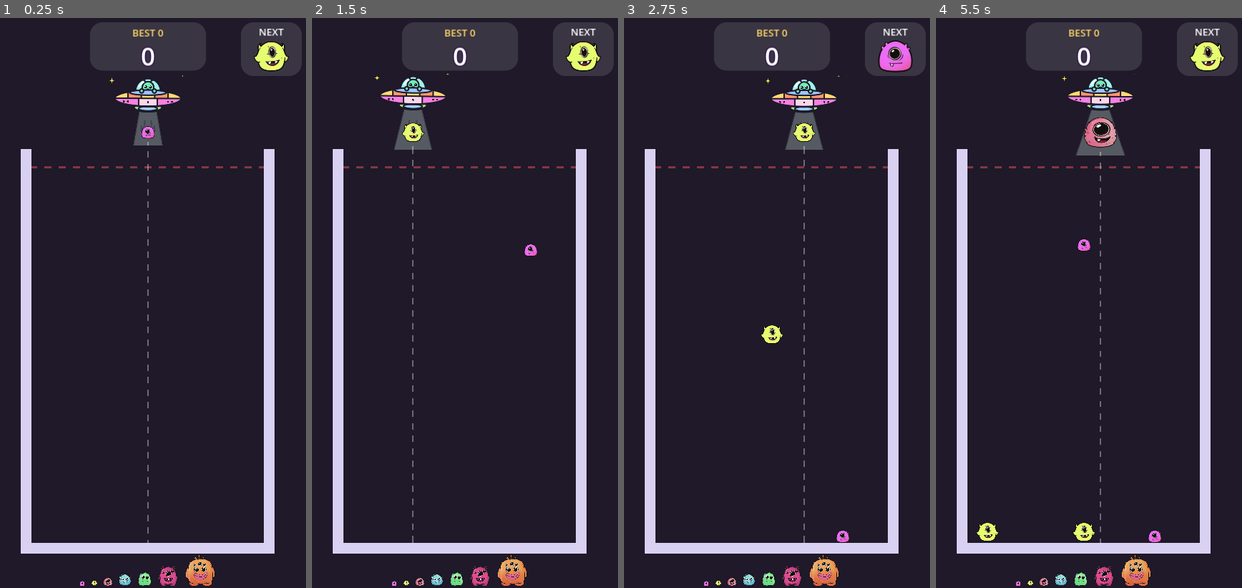
Above: before the commit, frames 1-4 (left to right).
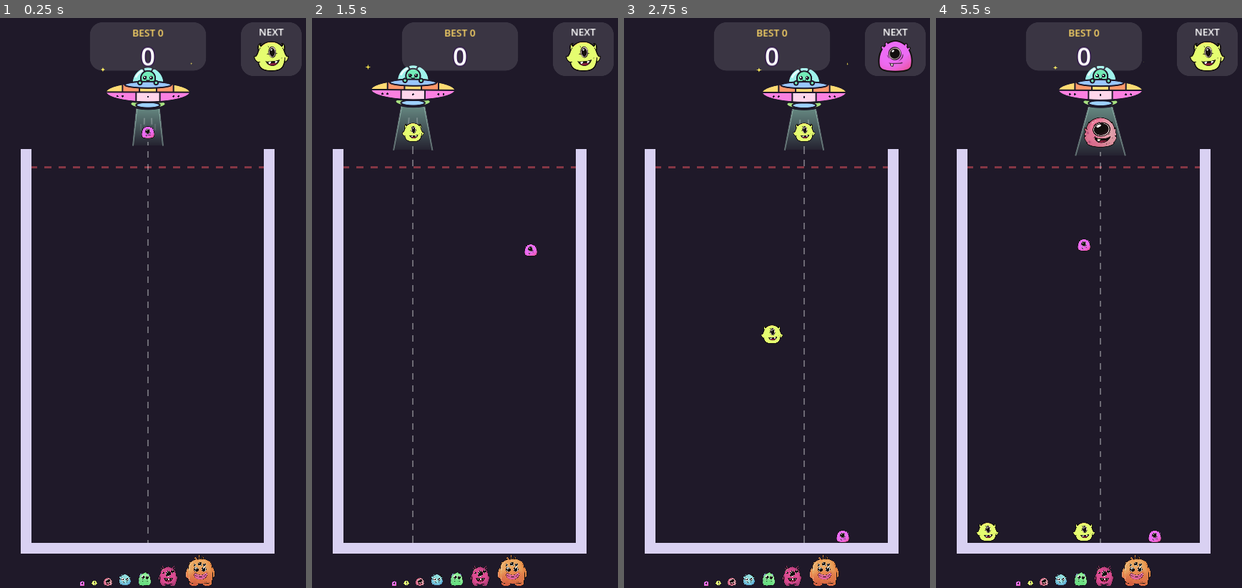
Above: after the commit, the same moments.

Repository: vickyraut212-boop/MonsterMerageGame
Game: Godot game, scene res://scenes/main.tscn
Two runs of this game, one before a commit and one after it. Both use one fixed random seed, a clock stepped at 60 frames per second and the inputs below.
Inputs (mouse positions are in pixels of both pictures, inside the frame that each line leads up to):
- Up to frame 1 (0.25 s): no input
- Up to frame 2 (1.5 s): move the mouse to (529, 274) at 0.52 s; click (529, 274) at 0.67 s; drag from (394, 331) to (458, 92) at 1.27 s
- Up to frame 3 (2.75 s): move the mouse to (804, 177) at 2.02 s; click (804, 177) at 2.17 s
- Up to frame 4 (5.5 s): drag from (1067, 417) to (988, 217) at 2.77 s; move the mouse to (1180, 388) at 3.52 s; click (1180, 388) at 3.67 s; drag from (988, 217) to (1082, 92) at 4.27 s; move the mouse to (1101, 303) at 5.02 s; click (1101, 303) at 5.17 s

The runs differ from the first frame. In frame 1, 1.3% of the frame differs, in the area x 32-63%, y 7-23%; in frame 2, 1.4%; in frame 3, 1.4%; in frame 4, 1.5%, in the area x 38-68%, y 7-25%.

Commit message:
Make the UFO bigger with a glowing tractor beam and a calmer lean
The playtest showed a small ship, a beam that rendered as a flat grey
block on the dark background, and a lean of up to 17 degrees. The ship
is now 190 px wide (was 150), the beam is a soft gradient that fades
from the ship down to the monster with light edges and white streaks,
and the lean is capped at about 9 degrees (ship_max_lean).

Co-Authored-By: Claude Opus 5.5 <noreply@anthropic.com>
Claude-Session: https://claude.ai/code/session_01QQF4EsL7cFRzG2ai4USehR

Diff:
--- a/scripts/dropper.gd
+++ b/scripts/dropper.gd
@@ -31,11 +31,13 @@
 ## Your spaceship PNG. Leave empty to use the drawn UFO.
 @export var ship_texture: Texture2D
 ## How wide the ship appears, in pixels.
-@export var ship_width := 150.0
+@export var ship_width := 190.0
 ## How far above the held monster the ship floats.
-@export var ship_height_above := 78.0
+@export var ship_height_above := 92.0
 ## How much the ship leans into its movement (0 = no lean).
-@export var ship_lean := 0.0012
+@export var ship_lean := 0.0006
+## Largest lean in radians (0.15 is about 9 degrees).
+@export var ship_max_lean := 0.15
 
 @export_subgroup("Colours")
 @export var outline_color := Color(0.12, 0.1, 0.16)
@@ -50,7 +52,8 @@
 @export var underside_center_color := Color(1.0, 0.84, 0.92)
 @export var ring_color := Color(0.66, 0.88, 0.5)
 @export var light_color := Color(0.62, 0.82, 1.0)
-@export var beam_color := Color(0.9, 1.0, 0.96, 0.28)
+## Beam glow: strong just under the ship, fading out towards the monster.
+@export var beam_color := Color(0.7, 1.0, 0.88, 0.5)
 @export var sparkle_color := Color(1.0, 0.92, 0.3)
 
 var enabled := true
@@ -98,7 +101,7 @@
 	# Lean the ship into its movement, like it is flying sideways.
 	var speed := (position.x - _last_x) / maxf(delta, 0.0001)
 	_last_x = position.x
-	_lean = lerpf(_lean, clampf(speed * ship_lean, -0.3, 0.3), 1.0 - exp(-10.0 * delta))
+	_lean = lerpf(_lean, clampf(speed * ship_lean, -ship_max_lean, ship_max_lean), 1.0 - exp(-10.0 * delta))
 
 	if _cooldown_left > 0.0:
 		_cooldown_left -= delta
@@ -173,16 +176,20 @@
 	var right_top := Vector2(top_half, top_y)
 	var left_bottom := Vector2(-bottom_half, bottom_y)
 	var right_bottom := Vector2(bottom_half, bottom_y)
-	draw_colored_polygon(PackedVector2Array([left_top, right_top, right_bottom, left_bottom]), beam_color)
-	var edge := Color(outline_color, 0.55)
-	draw_line(left_top, left_bottom, edge, 2.5, true)
-	draw_line(right_top, right_bottom, edge, 2.5, true)
+	# Soft glow: full colour at the ship, fading to almost clear at the bottom,
+	# so it reads as light rather than a solid grey shape.
+	var faded := Color(beam_color, beam_color.a * 0.08)
+	draw_polygon(PackedVector2Array([left_top, right_top, right_bottom, left_bottom]),
+			PackedColorArray([beam_color, beam_color, faded, faded]))
+	var edge := Color(beam_color.lightened(0.4), beam_color.a * 0.7)
+	draw_line(left_top, left_bottom, edge, 2.0, true)
+	draw_line(right_top, right_bottom, edge, 2.0, true)
 	# A few short streaks inside the beam.
 	for k in [-0.55, -0.3, 0.3, 0.55]:
 		var t := fmod(_time * 0.8 + absf(k), 1.0)
 		var a := left_top.lerp(right_top, 0.5 + k * 0.5).lerp(left_bottom.lerp(right_bottom, 0.5 + k * 0.5), t * 0.6)
 		var b := left_top.lerp(right_top, 0.5 + k * 0.5).lerp(left_bottom.lerp(right_bottom, 0.5 + k * 0.5), t * 0.6 + 0.15)
-		draw_line(a, b, Color(outline_color, 0.35), 2.0, true)
+		draw_line(a, b, Color(1, 1, 1, 0.45 * (1.0 - t)), 2.0, true)
 
 
 ## The UFO, drawn around (0, 0) = the middle of the saucer.
